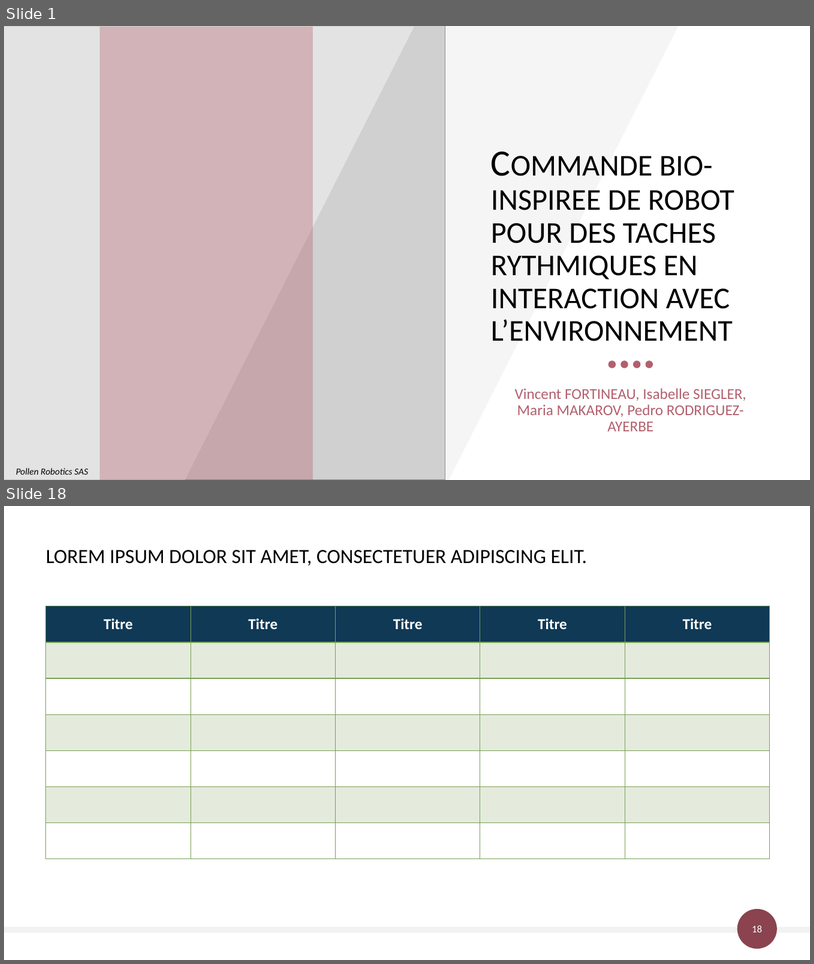
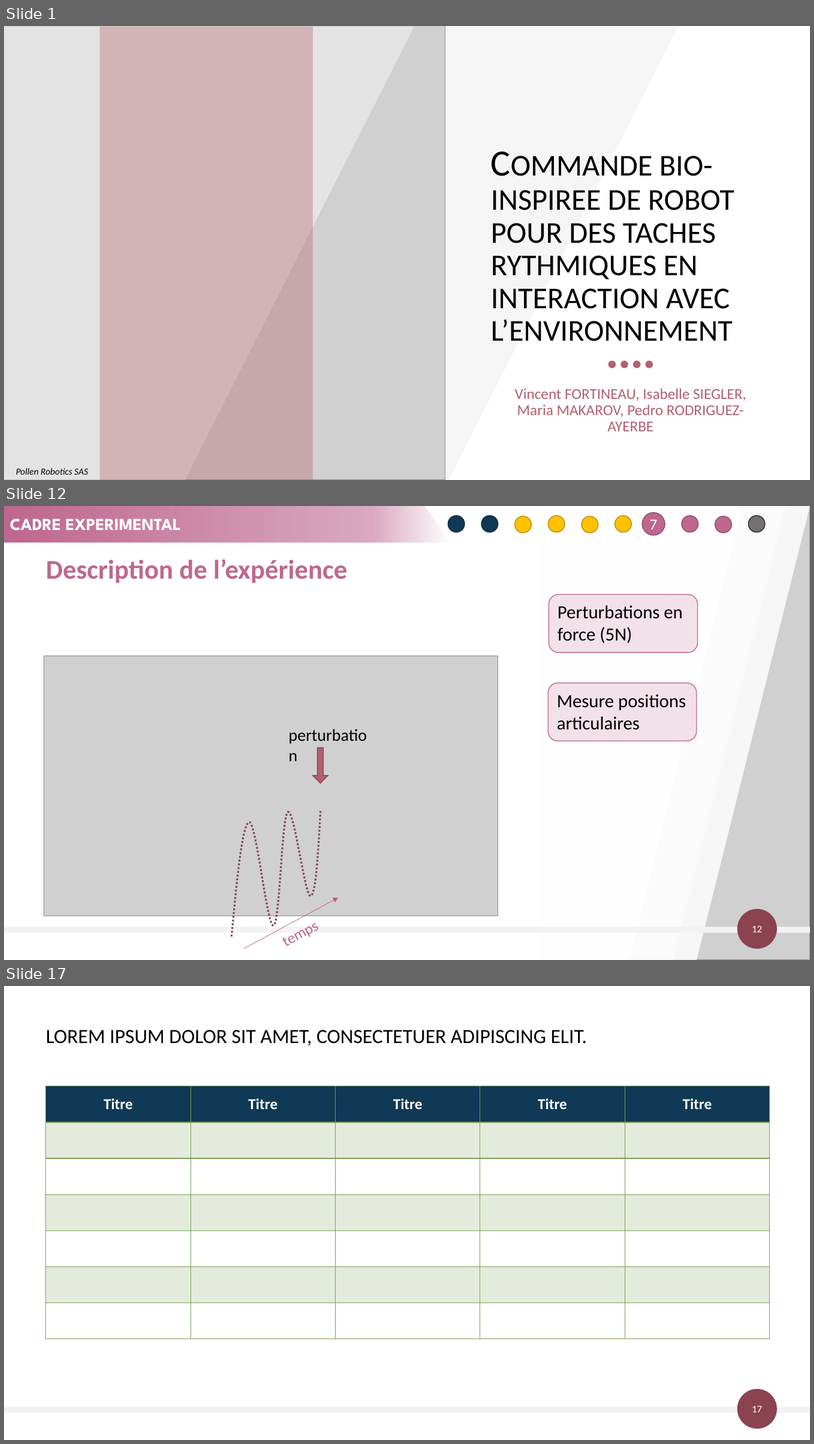
Before and after one commit to FortinoDiVinci/Thesis_report, a slide deck: Communication/FeDeV 2019/fedev_2019.pptx. Shown one above the other, each under a label of ours: slides 1 and 18 before the commit, slides 1, 12 and 17 after it; the slides between them are not shown. The pictures are 814x964 and 814x1444 pixels, drawn with LibreOffice and Linux fonts; fonts in the diff are those of the drawing; grey boxes stand for pictures. Boxes give left, top, right and bottom in pixels: in the first picture for what was removed or moved away, otherwise in the second. Text is boxed around its words. In the diff, an @@ line names an element or a change of style, - is before the commit and + after.

```diff
--- a/Communication/FeDeV 2019/fedev_2019.pptx
+++ b/Communication/FeDeV 2019/fedev_2019.pptx
@@ slide 12 added at <box>4,506,810,960</box>, background #FFFFFF @@
@@ freeform shape added at <box>4,506,450,541</box>, fill gradient #BF678E, 20 pt, text #FFFFFF, bold @@
+CADRE EXPERIMENTAL
@@ parallelogram added at <box>176,506,743,960</box>, fill #FFFFFF at 84% opacity @@
@@ parallelogram added at <box>220,506,787,960</box>, fill #FFFFFF at 61% opacity @@
@@ parallelogram added at <box>243,506,810,960</box>, fill #FFFFFF at 82% opacity @@
@@ picture added at <box>542,506,810,960</box> @@
@@ group added at <box>449,513,765,535</box>: 11 ellipses @@
+7
@@ title added at <box>46,559,347,583</box>, 32 pt, text #BF678E, bold @@
+Description de l’expérience
@@ rounded rectangle added at <box>549,594,698,652</box>, fill #F2E1E8, outline #BF678E 1 pt, 22 pt, text #000000 @@
+Perturbations en force (5N)
@@ picture added at <box>44,655,498,916</box> @@
@@ rounded rectangle added at <box>548,682,697,741</box>, fill #F2E1E8, outline #BF678E 1 pt, 22 pt, text #000000 @@
+Mesure positions articulaires
@@ text added at <box>283,721,382,748</box>, 20 pt, text #000000 @@
+perturbation
@@ right arrow added at <box>313,747,328,783</box>, fill #B2606E, outline #844751 1 pt @@
@@ freeform shape added at <box>231,810,320,936</box>, outline #844751 2.25 pt dashed @@
@@ arrow added from (243, 948) to (339, 897), #B2606E 0.5 pt @@
@@ text added at <box>272,910,328,955</box>, 18 pt, text #BF678E @@
+temps
@@ ellipse added at <box>738,909,778,949</box>, fill #8A434F @@
@@ rectangle added at <box>4,927,810,933</box>, fill #F2F2F2 @@
@@ page number added at <box>752,925,762,932</box>, 12 pt, text #FFFFFF @@
+12
@@ what was slide 18 is now slide 17 @@
@@ page number at <box>752,1405,762,1412</box>: text changed @@
-18
+17
```
Also in this commit, not shown: 7 slides changed, 8 other slides added, 10 slides removed, 1 other file.
